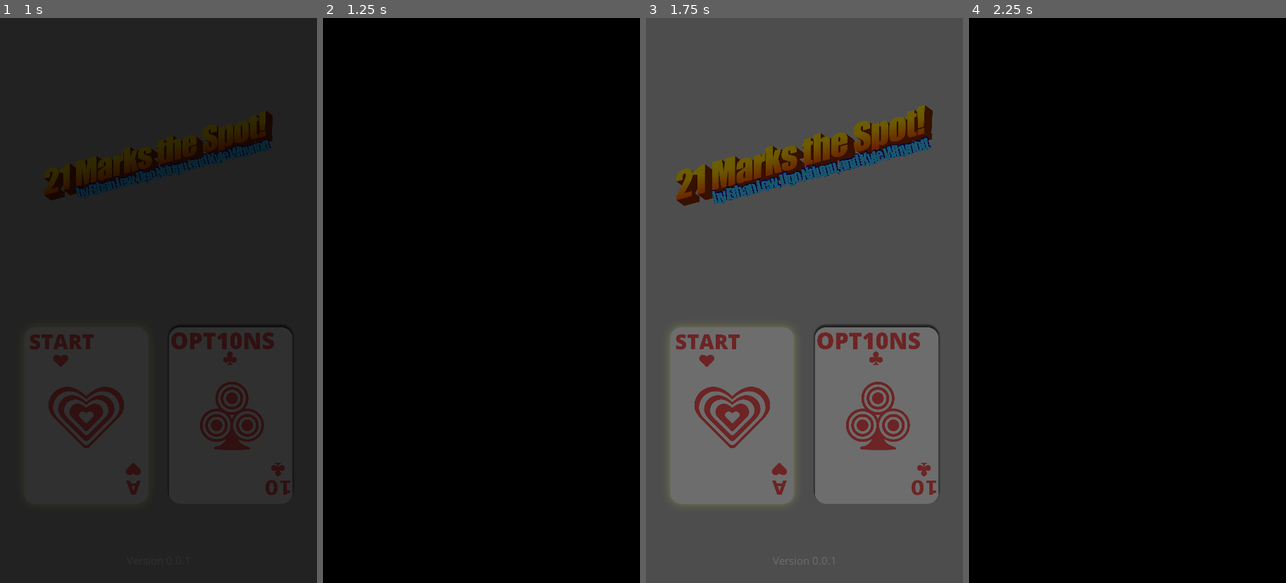
Above: before the commit, frames 1-4 (left to right).
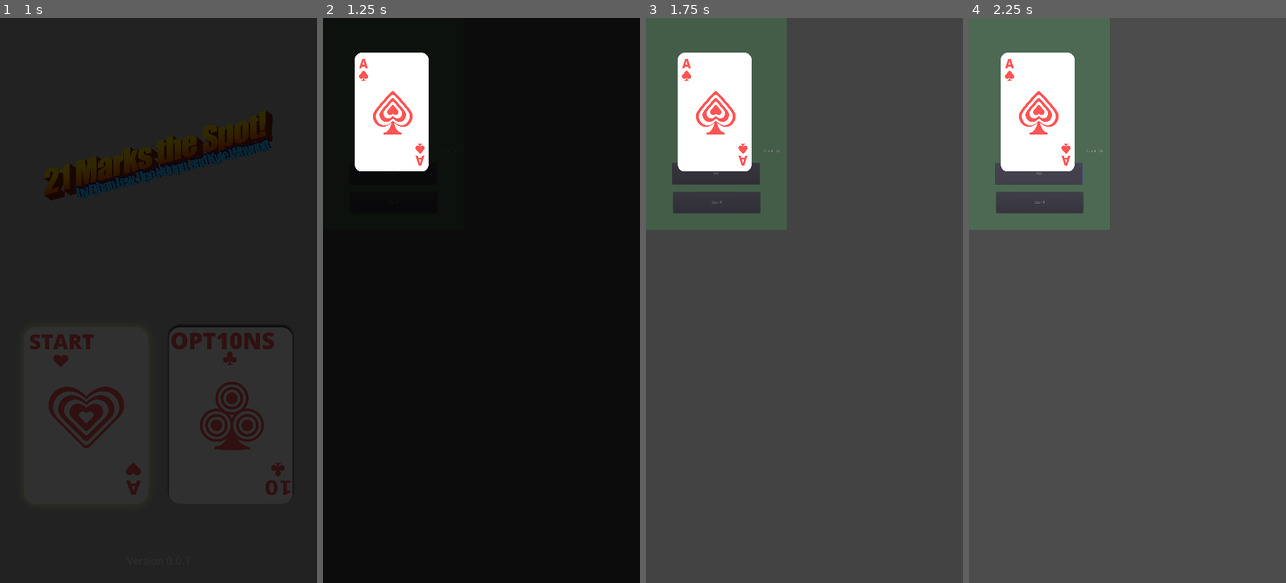
Above: after the commit, the same moments.

Repository: Kynot54/tic-tac-toe-21
Game: Godot game, scene res://Main.tscn
The game is run twice, just before and just after one commit, with the same random seed, the same clock (stepped at 60 frames per second) and the same inputs.
Inputs (mouse positions are in pixels of both pictures, inside the frame that each line leads up to):
- Up to frame 1 (1 s): click (85, 413) at 0.5 s
- Up to frame 2 (1.25 s): no input
- Up to frame 3 (1.75 s): click (731, 413) at 1.27 s
- Up to frame 4 (2.25 s): click (1038, 176) at 2 s, where only the run after the commit has a clickable "Hit"

Frame 1 is identical in both runs. In frame 2, 4.9% of the frame differs, in the area x 10-42%, y 6-28%; in frame 3, 36%; in frame 4, 100%, in the area x 0-100%, y 0-100%.
Error before the commit: Parse Error: The function "_ready" already exists in this class (at line 12). (res://TwentyOne.gd:84)

Commit message:
Fix merge conflict

Diff:
--- a/Main.tscn
+++ b/Main.tscn
@@ -154,10 +154,10 @@
 margin_bottom = 835.0
 size_flags_horizontal = 3
 size_flags_vertical = 3
-custom_constants/margin_right = 50
-custom_constants/margin_top = 50
-custom_constants/margin_left = 50
-custom_constants/margin_bottom = 50
+custom_constants/margin_right = 0
+custom_constants/margin_top = 0
+custom_constants/margin_left = 0
+custom_constants/margin_bottom = 0
 
 [node name="Logo" type="TextureRect" parent="MarginContainer/MainMenuContainer/LogoMarginContainer"]
 margin_left = 50.0
--- a/TwentyOne.gd
+++ b/TwentyOne.gd
@@ -6,12 +6,6 @@
 # var a = 2
 # var b = "text"
 onready var _transition_rect := $SceneTransitionRect
-
-
-# Called when the node enters the scene tree for the first time.
-func _ready():
-	pass # Replace with function body.
-
 
 # Called every frame. 'delta' is the elapsed time since the previous frame.
 #func _process(delta):
--- a/TwentyOne.tscn
+++ b/TwentyOne.tscn
@@ -4,11 +4,6 @@
 [ext_resource path="res://Cards/Pikes_A_white.png" type="Texture" id=2]
 [ext_resource path="res://SceneTransitionRect.tscn" type="PackedScene" id=3]
 [ext_resource path="res://TwentyOne.gd" type="Script" id=4]
-
-[node name="TwentyOne" type="Node"]
-script = ExtResource( 4 )
-
-[gd_scene load_steps=2 format=2]
 
 [ext_resource path="res://TwentyOne.gd" type="Script" id=1]
 
--- a/project.godot
+++ b/project.godot
@@ -11,7 +11,6 @@
 [application]
 
 config/name="tic-tac-toe-21"
-
 run/main_scene="res://Main.tscn"
 
 [display]
